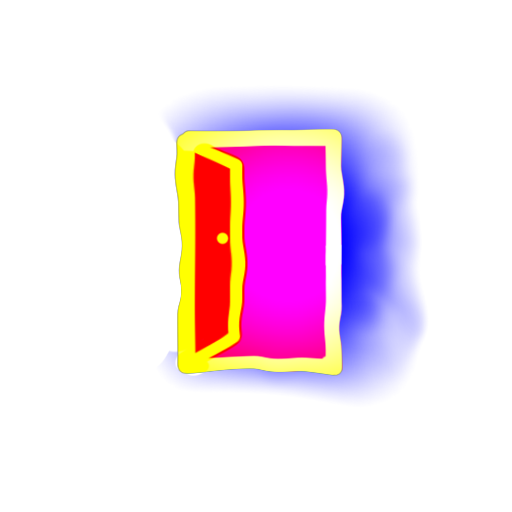
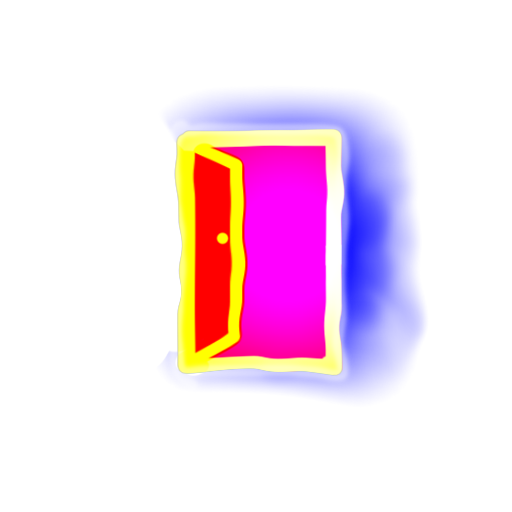
The second 512×512 image is a revision of the first. Changes to its layers:
painted on "viewport_mask копия" over [168,118,354,389]
